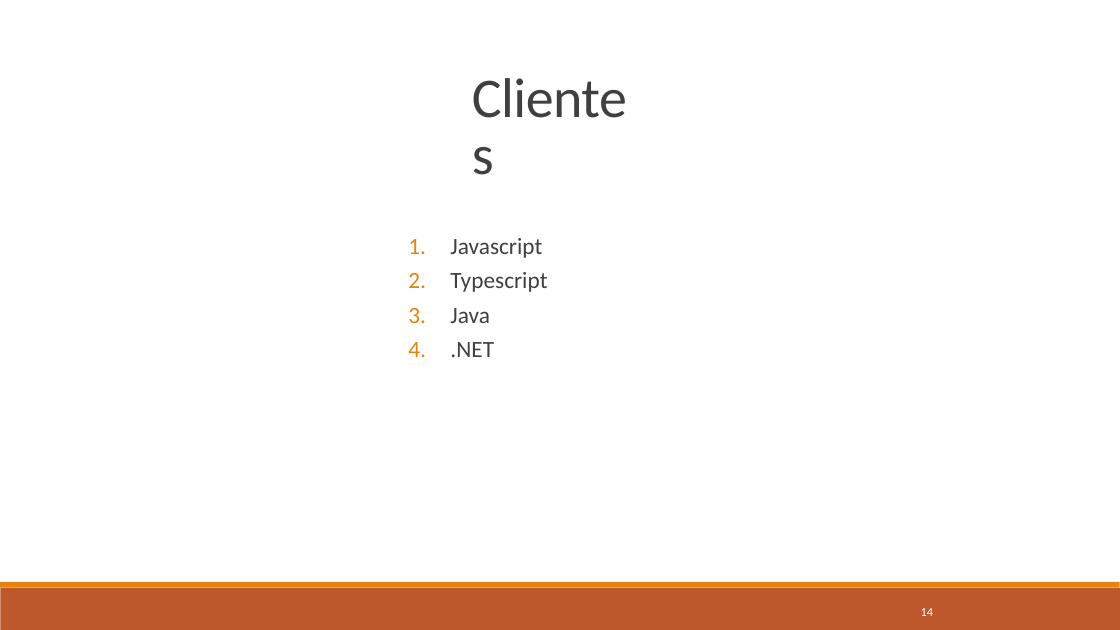
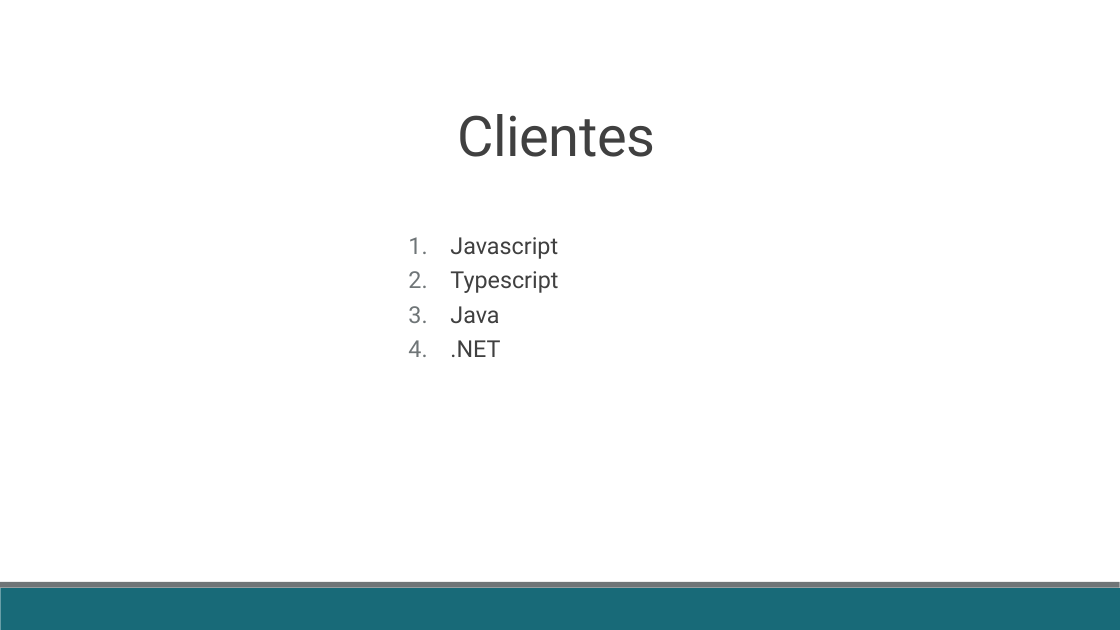
Before and after one commit to fabricioveronez/SignalR_Exemplos, a slide deck: slide 14 of docs/Apresentacao.pptx. Drawn at 1120x630 pixels with LibreOffice and Linux fonts; fonts in the diff are those of the drawing. Boxes give left, top, right and bottom in pixels: in the first picture for what was removed or moved away, otherwise in the second. Text is boxed around its words. In the diff, an @@ line names an element or a change of style, - is before the commit and + after.

```diff
--- a/docs/Apresentacao.pptx
+++ b/docs/Apresentacao.pptx
@@ title "Clientes" at [458, 114, 655, 157]: font Calibri to Roboto @@
@@ text "Javascript" at [450, 237, 558, 357]: font Calibri to Roboto; bullet colour #E48312 to #6F7577 @@
@@ rectangle at [0, 588, 1120, 630]: fill #BD582C to #186A78 @@
@@ rectangle at [0, 582, 1120, 588]: fill #E48312 to #6F7577 @@
@@ page number removed at [921, 608, 933, 616] @@
-14
```
Also in this commit, not shown: 17 other slides changed, 2 slides removed.
